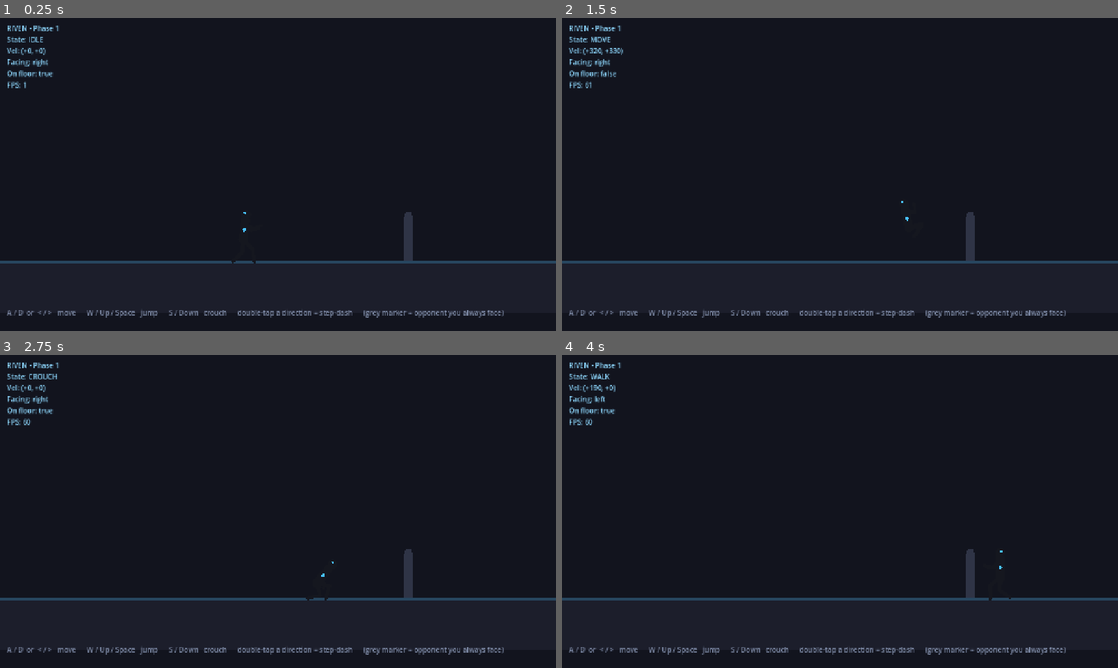
Above: before the commit, frames 1-4 (two rows, left to right).
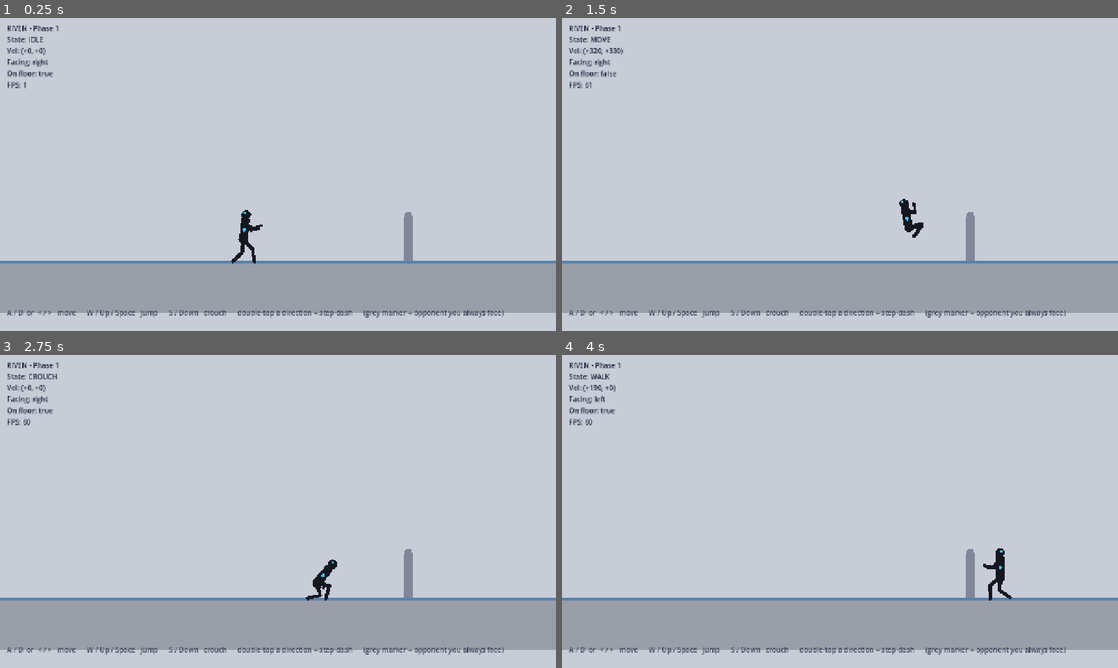
Above: after the commit, the same moments.

Repository: RJL-Marquez/RIVEN
Game: Godot game, scene res://scenes/Arena.tscn
The game is run twice, just before and just after one commit, with the same random seed, the same clock (stepped at 60 frames per second) and the same inputs.
Inputs:
- Up to frame 1 (0.25 s): no input
- Up to frame 2 (1.5 s): tap Enter at 0.5 s; hold D (move_right) from 0.53 s (still down); tap J (attack) at 0.6 s; tap W (jump) at 0.77 s; tap L (block) at 1.35 s
- Up to frame 3 (2.75 s): tap W (jump) at 1.52 s; release D (move_right) at 2.03 s; hold A (move_left) from 2.03 s (still down); hold S (crouch) from 2.03 s (still down)
- Up to frame 4 (4 s): release A (move_left) at 2.78 s; release S (crouch) at 2.78 s; hold D (move_right) from 2.78 s (still down); tap K (kick) at 2.85 s; tap W (jump) at 3.02, 3.77 s; tap I (magic) at 3.6 s

The runs differ from the first frame. In frame 1, 99% of the frame differs, in the area x 0-100%, y 0-100%; in frame 2, 100%; in frame 3, 100%; in frame 4, 99%.

Commit message:
Phase 1: brighten arena background for animation visibility
Switch the dev arena to a neutral light-gray background (with a mid-gray
ground and dark HUD text) so the dark silhouette fighter is easy to read
while tuning animations. Atmospheric backgrounds come in the art phase.

Co-Authored-By: Claude Opus 4.8 <noreply@anthropic.com>

Diff:
--- a/scenes/Arena.tscn
+++ b/scenes/Arena.tscn
@@ -15,7 +15,7 @@
 [node name="BG" type="ColorRect" parent="Background"]
 offset_right = 1280.0
 offset_bottom = 720.0
-color = Color(0.07, 0.08, 0.12, 1)
+color = Color(0.78, 0.8, 0.84, 1)
 
 [node name="Camera2D" type="Camera2D" parent="."]
 position = Vector2(640, 360)
@@ -27,11 +27,11 @@
 shape = SubResource("ground")
 
 [node name="GroundVis" type="Polygon2D" parent="Ground"]
-color = Color(0.11, 0.12, 0.17, 1)
+color = Color(0.6, 0.62, 0.66, 1)
 polygon = PackedVector2Array(-800, -60, 800, -60, 800, 60, -800, 60)
 
 [node name="GroundLine" type="Polygon2D" parent="Ground"]
-color = Color(0.286, 0.761, 1, 0.25)
+color = Color(0.1, 0.4, 0.7, 0.5)
 polygon = PackedVector2Array(-800, -60, 800, -60, 800, -56, -800, -56)
 
 [node name="Fighter" parent="." instance=ExtResource("2")]
@@ -52,12 +52,12 @@
 offset_top = 12.0
 offset_right = 380.0
 offset_bottom = 140.0
-theme_override_colors/font_color = Color(0.56, 0.85, 1, 1)
+theme_override_colors/font_color = Color(0.1, 0.14, 0.22, 1)
 
 [node name="Hint" type="Label" parent="HUD"]
 offset_left = 16.0
 offset_top = 666.0
 offset_right = 1260.0
 offset_bottom = 710.0
-theme_override_colors/font_color = Color(0.5, 0.55, 0.66, 1)
+theme_override_colors/font_color = Color(0.25, 0.28, 0.35, 1)
 text = "A / D  or  < / >   move      W / Up / Space   jump      S / Down   crouch      double-tap a direction = step-dash      (grey marker = opponent you always face)"
